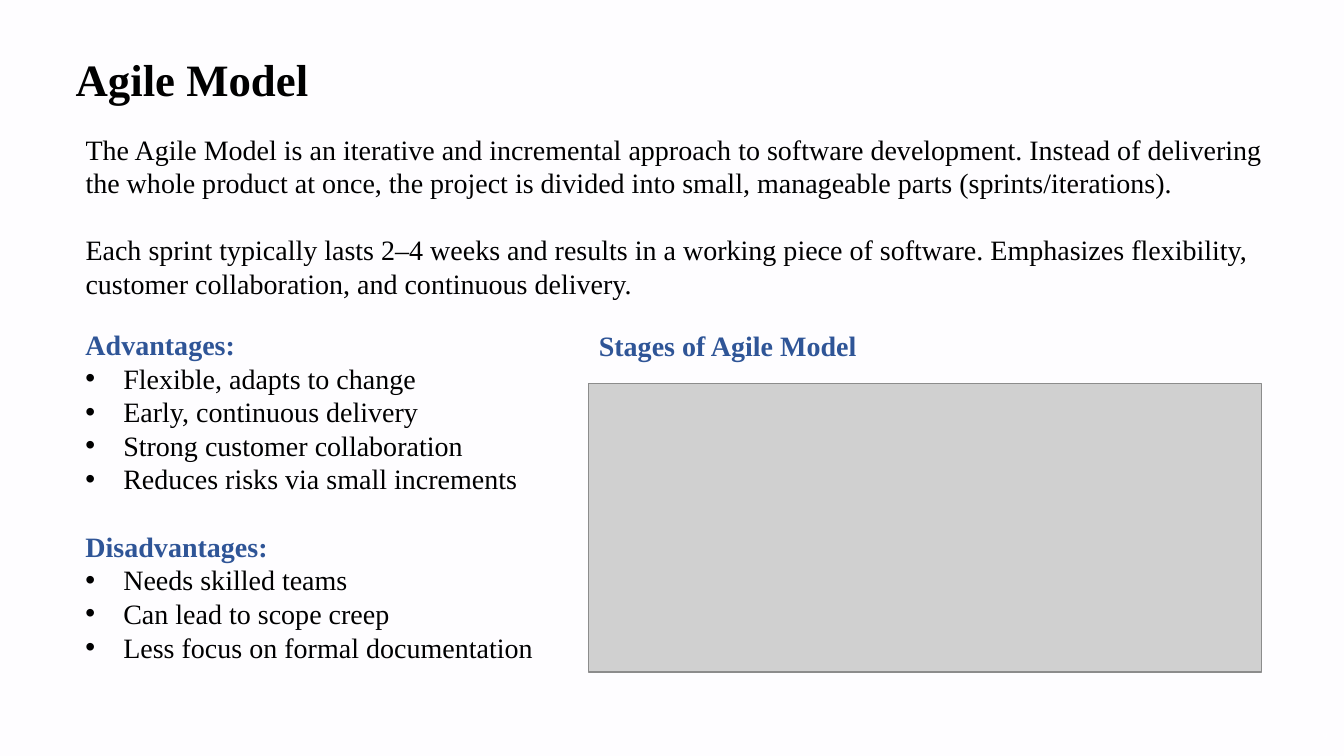
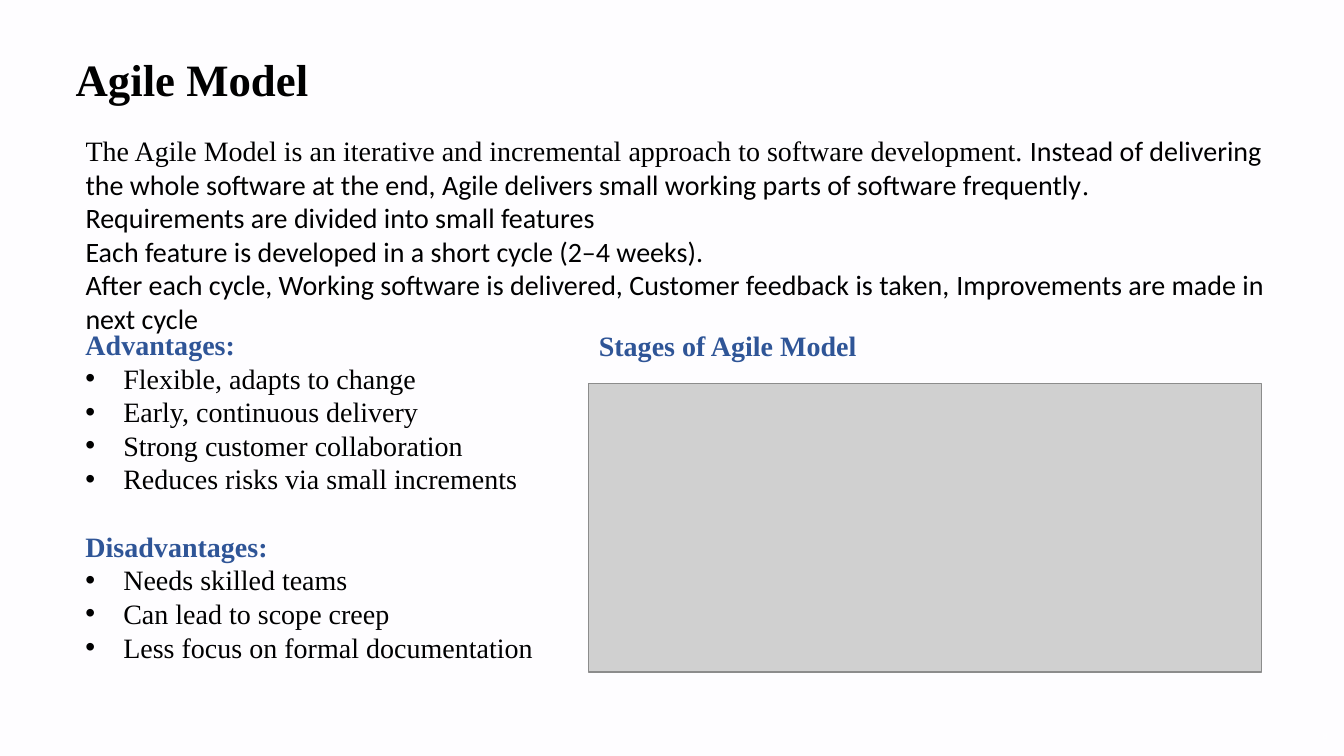
Before and after one commit to renujindal89/software-module1-2, a slide deck: slide 8 of software module 1,2.pptx (slide 9 before the commit). Drawn at 1344x756 pixels with LibreOffice and Linux fonts; fonts in the diff are those of the drawing; grey boxes stand for pictures; background and template pictures are left out. Boxes give left, top, right and bottom in pixels: in the first picture for what was removed or moved away, otherwise in the second. Text is boxed around its words. In the diff, an @@ line names an element or a change of style, - is before the commit and + after.

```diff
--- a/software module 1,2.pptx
+++ b/software module 1,2.pptx
@@ text at [86,141,1263,336]: text changed; font Times New Roman to Calibri @@
-The Agile Model is an iterative and incremental approach to software development. Instead of delivering the whole product at once, the project is divided into small, manageable parts (sprints/iterations).
-Each sprint typically lasts 2–4 weeks and results in a working piece of software. Emphasizes flexibility, customer collaboration, and continuous delivery.
+The Agile Model is an iterative and incremental approach to software development. Instead of delivering the whole software at the end, Agile delivers small working parts of software frequently.
+Requirements are divided into small features
+Each feature is developed in a short cycle (2–4 weeks).
+After each cycle, Working software is delivered, Customer feedback is taken, Improvements are made in next cycle
```
Also in this commit, not shown: 6 other slides changed, 12 slides removed.
